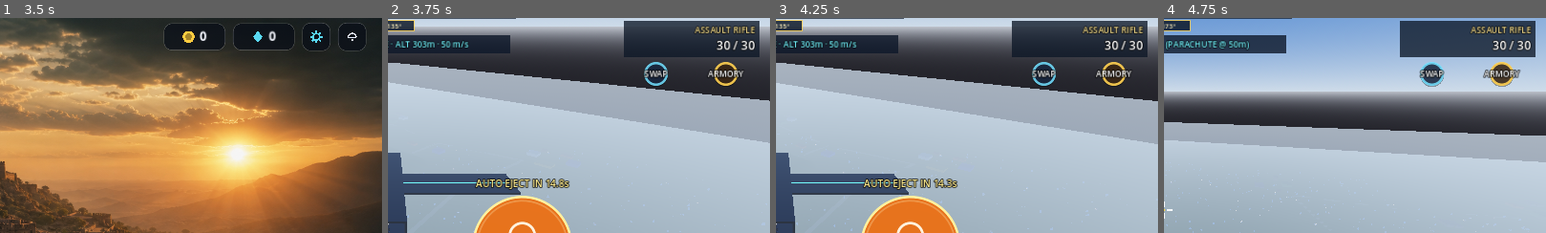
Above: before the commit, frames 1-4 (left to right).
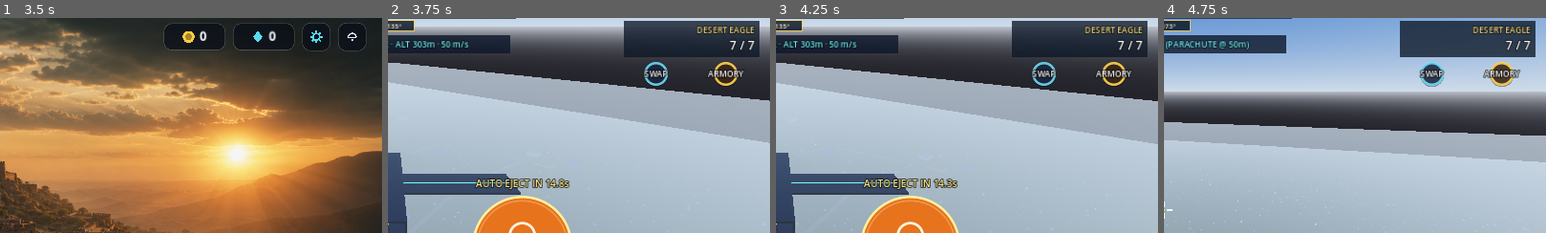
Above: after the commit, the same moments.

Repository: lk0024709-ux/Godot-fps-game-like-free-fire
Game: Godot game, scene res://scenes/splash.tscn
Two runs of this game, one before a commit and one after it. Both use one fixed random seed, a clock stepped at 60 frames per second and the inputs below.
Inputs (mouse positions are % of the whole screen's width and height, from its top left):
- Up to frame 1 (3.5 s): tap Enter at 0.5 s; move the mouse to (72, 45) at 0.52 s; press the mouse at (72, 45) at 0.53 s; hold D (move_right) 0.53-1.25 s; tap Space (jump) at 0.77, 1.25 s; release the mouse at (72, 45) at 1.25 s; drag from (30, 55) to (45, 70) at 1.27 s; click "SOLO" at 2 s; click "SOLO" at 2.75 s
- Up to frame 2 (3.75 s): click "START BATTLE" at 3.5 s
- Up to frame 3 (4.25 s): no input
- Up to frame 4 (4.75 s): move the mouse to (52, 48) at 4.27 s; hold W (move_forward) from 4.28 s (still down); tap F (eject) at 4.35 s
The pictures show only the part of the screen within x 50-100%, y 5-55%; the shares and areas given below are measured in that part.

Frame 1 is identical in both runs. In frame 2, 0.7% of the frame differs, in the area x 80-97%, y 3-16%; in frame 3, 0.7%; in frame 4, 0.7%.
Error before the commit: Invalid access to property or key 'weapon_switched' on a base object of type 'Node (weapon_manager.gd)'. (res://scripts/hud.gd:354)

Commit message:
fix: attach 1:1 Trimesh collision directly on AravalliMountain & wire WeaponManager signals
Co-authored-by: arena-agent <297053741+arena-agent@users.noreply.github.com>

Diff:
--- a/scripts/hud.gd
+++ b/scripts/hud.gd
@@ -351,27 +351,35 @@
 
 func bind_weapon_manager(wm) -> void:
 	_weapon_manager = wm
-	wm.weapon_switched.connect(_on_weapon_switched)
+	wm.weapon_changed.connect(_on_weapon_changed)
 	wm.ammo_changed.connect(_on_ammo_changed)
 	wm.reload_started.connect(_on_reload_started)
 	wm.reload_finished.connect(_on_reload_finished)
+	wm.index_changed.connect(_on_index_changed)
 
 	_build_weapon_menu()
 
 	var current: Dictionary = wm.get_current()
 	if not current.is_empty():
-		_on_weapon_switched(wm.current_index, current)
-		_on_ammo_changed(wm.get_ammo(), wm.get_mag_size())
-
-
-func _on_weapon_switched(index: int, weapon: Dictionary) -> void:
-	weapon_label.text = String(weapon.get("name", "")).to_upper()
+		_on_weapon_changed(String(current.get("name", "")), wm.current_ammo, wm.get_ammo_max())
+		_on_index_changed(wm.current_index)
+
+
+func _on_weapon_changed(wname: String, ammo: int, ammo_max: int) -> void:
+	weapon_label.text = wname.to_upper()
+	ammo_label.text = "%d / %d" % [ammo, ammo_max]
+	_refresh_backpack_summary()
+
+
+func _on_index_changed(index: int) -> void:
 	for i in _weapon_buttons.size():
 		_weapon_buttons[i].button_pressed = (i == index)
-	_refresh_backpack_summary()
-
-
-func _on_ammo_changed(current: int, mag: int) -> void:
+
+
+func _on_ammo_changed(current: int) -> void:
+	var mag := 30
+	if _weapon_manager != null and is_instance_valid(_weapon_manager):
+		mag = int(_weapon_manager.get_ammo_max())
 	ammo_label.text = "%d / %d" % [current, mag]
 
 
@@ -381,7 +389,7 @@
 
 func _on_reload_finished() -> void:
 	if _weapon_manager != null and is_instance_valid(_weapon_manager):
-		_on_ammo_changed(_weapon_manager.get_ammo(), _weapon_manager.get_mag_size())
+		_on_ammo_changed(int(_weapon_manager.current_ammo))
 
 
 func _on_swap_pressed() -> void:
@@ -473,7 +481,7 @@
 	vbox.add_child(header)
 
 	var title := Label.new()
-	title.text = "BACKPACK & ARMORY (%d WEAPONS)" % _weapon_manager.count()
+	title.text = "BACKPACK & ARMORY (%d WEAPONS)" % _weapon_manager.get_weapon_count()
 	title.mouse_filter = Control.MOUSE_FILTER_IGNORE
 	title.size_flags_horizontal = Control.SIZE_EXPAND_FILL
 	title.add_theme_font_size_override("font_size", 22)
@@ -512,7 +520,7 @@
 	grid.add_theme_constant_override("v_separation", 8)
 	scroll.add_child(grid)
 
-	for i in _weapon_manager.count():
+	for i in _weapon_manager.get_weapon_count():
 		var w: Dictionary = _weapon_manager.weapons[i]
 		var btn := Button.new()
 		btn.toggle_mode = true
--- a/scripts/rannbhoomi_builder.gd
+++ b/scripts/rannbhoomi_builder.gd
@@ -380,14 +380,9 @@
 	mountain.set_meta("real_glb", is_real)
 	world_root.add_child(mountain)
 
-	# Prefer dedicated vegetation-free concave collider mesh when synced alongside visual GLB
-	var cols := 0
-	var col_proxy := _instantiate_first(ARAVALLI_COLLISION_PATHS)
-	if col_proxy != null:
-		cols = _attach_collision_from_proxy(mountain, col_proxy)
-		col_proxy.free()
-	if cols == 0:
-		cols = ensure_trimesh_collision(mountain)
+	# Build exact 1:1 Trimesh StaticBody3D colliders directly on every visual mesh of AravalliMountain
+	# so visual terrain, boulders, and switchback road share identical world transforms.
+	var cols := ensure_trimesh_collision(mountain)
 	return {"real": is_real, "colliders": cols}
 
 
@@ -539,30 +534,6 @@
 	return created
 
 
-static func _attach_collision_from_proxy(target: Node3D, proxy: Node) -> int:
-	var count := 0
-	var meshes: Array[MeshInstance3D] = []
-	_collect_meshes(proxy, meshes)
-	for mi in meshes:
-		if mi.mesh == null:
-			continue
-		var shape := _get_or_create_trimesh(mi.mesh)
-		if shape == null:
-			continue
-		var body := StaticBody3D.new()
-		body.name = "AravalliSwitchback_StaticBody3D"
-		body.collision_layer = 1
-		body.collision_mask = 1
-		body.transform = mi.transform
-		var col := CollisionShape3D.new()
-		col.name = "TrimeshCollisionShape3D"
-		col.shape = shape
-		body.add_child(col)
-		target.add_child(body)
-		count += 1
-	return count
-
-
 static func _get_or_create_trimesh(mesh: Mesh) -> ConcavePolygonShape3D:
 	var key := mesh.get_rid()
 	if _shape_cache.has(key):
@@ -579,13 +550,6 @@
 		if child is StaticBody3D:
 			return true
 	return false
-
-
-static func _collect_meshes(node: Node, out: Array[MeshInstance3D]) -> void:
-	if node is MeshInstance3D:
-		out.append(node as MeshInstance3D)
-	for child in node.get_children():
-		_collect_meshes(child, out)
 
 
 # ===================================================== RESOURCE / MATERIAL ====
